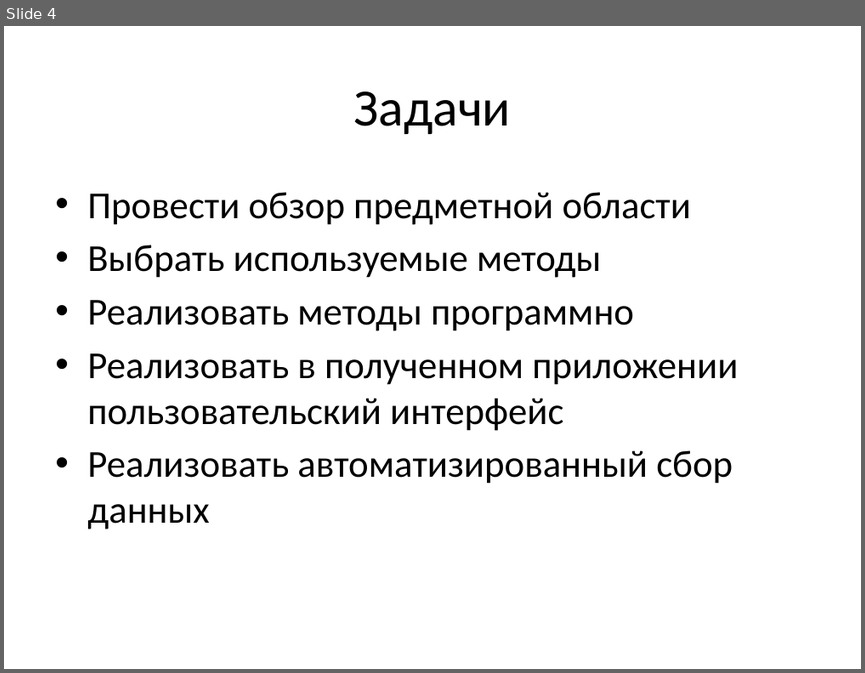
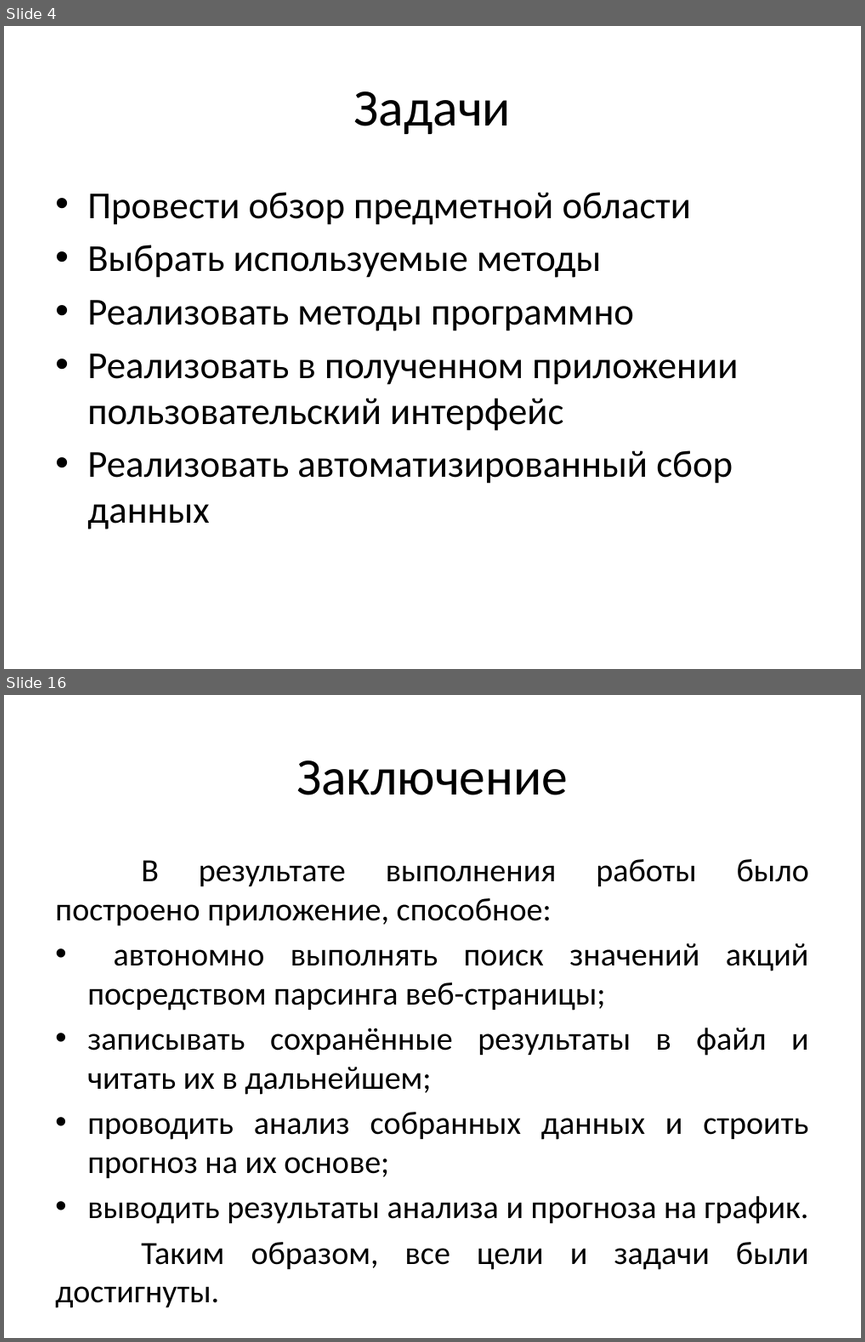
Before and after one commit to Leoprolder/diploma, a slide deck: Презентация.pptx. Shown one above the other, each under a label of ours: slide 4 before the commit, slides 4 and 16 after it; the slides between them are not shown. The pictures are 865x673 and 865x1342 pixels, drawn with LibreOffice and Linux fonts; fonts in the diff are those of the drawing. Boxes give left, top, right and bottom in pixels: in the first picture for what was removed or moved away, otherwise in the second. Text is boxed around its words. In the diff, an @@ line names an element or a change of style, - is before the commit and + after.

```diff
--- a/Презентация.pptx
+++ b/Презентация.pptx
@@ slide 16 added at bbox=[4, 695, 861, 1338], background #FFFFFF @@
@@ title added at bbox=[296, 760, 568, 795], 44 pt, text #000000 @@
+Заключение
@@ text added at bbox=[55, 859, 809, 1270], 27.2 pt, text #000000 @@
+В результате выполнения работы было построено приложение, способное:
+• автономно выполнять поиск значений акций посредством парсинга веб-страницы;
+• записывать сохранённые результаты в файл и читать их в дальнейшем;
+• проводить анализ собранных данных и строить прогноз на их основе;
+• выводить результаты анализа и прогноза на график.
+Таким образом, все цели и задачи были достигнуты.
```
Also in this commit, not shown: 11 other slides added, 1 slide removed, 1 other file.
